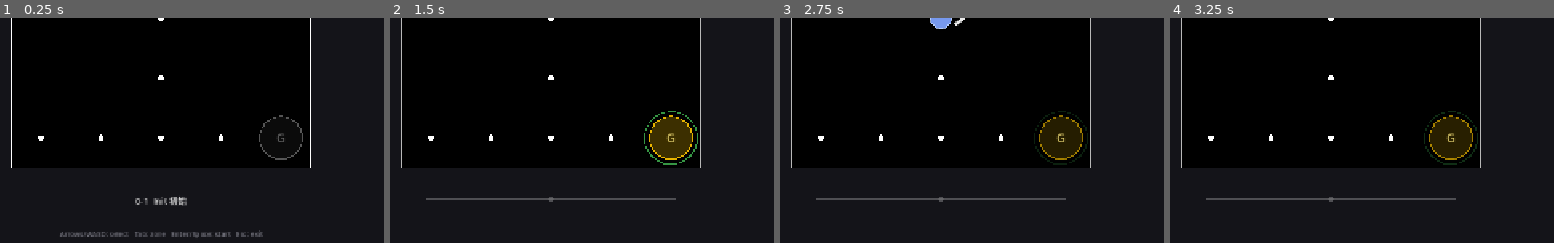
Above: before the commit, frames 1-4 (left to right).
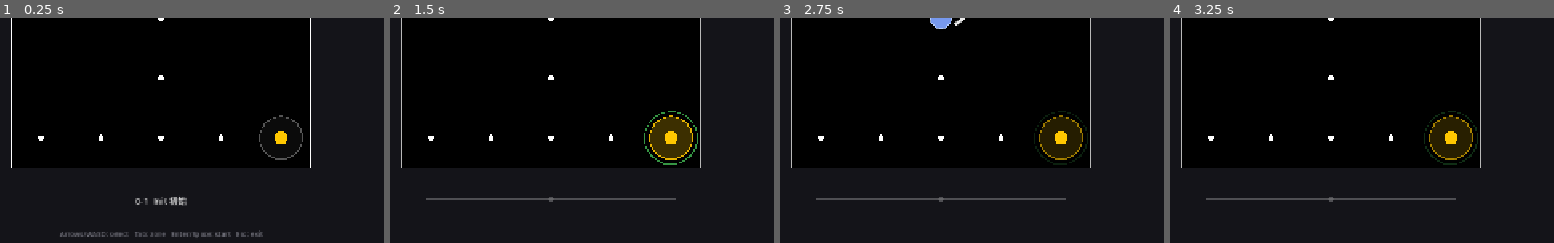
Above: after the commit, the same moments.

Repository: Periodev/DIV
Game: Godot game, scene res://scenes/main.tscn
Same seed, same stepped clock (60 frames per second), same inputs: the game is played once before the commit and once after it.
Inputs:
- Up to frame 1 (0.25 s): no input
- Up to frame 2 (1.5 s): tap Enter at 0.5 s; hold D 0.53-1.28 s; tap R at 0.6 s; tap Space at 0.77 s; hold S from 1.28 s (still down); tap Z at 1.35 s
- Up to frame 3 (2.75 s): tap Space at 1.52 s; release S at 2.03 s; hold D from 2.03 s (still down); tap C at 2.1 s
- Up to frame 4 (3.25 s): tap Space at 2.75, 3.02 s; release D at 2.78 s; hold W from 2.78 s (still down); tap V at 2.85 s
The pictures show only the part of the screen within x 31-81%, y 50-100%; the shares and areas given below are measured in that part.

The runs differ from the first frame. In frame 1, 0.2% of the frame differs, in the area x 71-75%, y 50-56%; in frame 2, 0.2%; in frame 3, 0.2%; in frame 4, 0.2%.

Commit message:
Update goal marker to center yellow dot without G text

Diff:
--- a/godot/scripts/GameRenderer.gd
+++ b/godot/scripts/GameRenderer.gd
@@ -651,37 +651,32 @@
 
 
 func _draw_goal_node(center: Vector2, eff: float, a: float) -> void:
-	var cell_scale: float = _cell_scale
 	var goal_radius: float = _goal_marker_radius(eff) * 1.35
-
 	var pulse: float = 0.6 + 0.4 * sin(_time * 2.0)
-
 	var amber := Color(1.0, 0.78, 0.0)
 	var green := Color(0.31, 0.86, 0.39)
 
+	# Preserve goal-state visualization, but remove "G" text.
 	if _spec.goal_glow == 0:
-		# Original inactive stage color.
 		draw_arc(center, goal_radius, 0, TAU, 32,
 				_col(Color(0.55, 0.55, 0.55, 0.60), a), 2.0)
 		draw_circle(center, goal_radius,
 				_col(Color(0.55, 0.55, 0.55, 0.08), a))
-		_draw_center_text("G", center, int(14.0 * cell_scale * node_scale),
-				_col(Color(0.55, 0.55, 0.55, 0.75), a))
-		return
-
-	if _spec.goal_glow == 2:
-		draw_arc(center, goal_radius + 8.0, 0, TAU, 32,
-				_col(Color(green.r, green.g, green.b, 0.70 * pulse), a), 2.0)
 	else:
-		draw_arc(center, goal_radius + 8.0, 0, TAU, 32,
-				_col(Color(amber.r, amber.g, amber.b, 0.32 * pulse), a), 1.5)
-
-	draw_arc(center, goal_radius, 0, TAU, 32,
-			_col(Color(amber.r, amber.g, amber.b, 0.5 + pulse * 0.4), a), 2.0)
-	draw_circle(center, goal_radius,
-			_col(Color(amber.r, amber.g, amber.b, 0.12 + pulse * 0.12), a))
-	_draw_center_text("G", center, int(14.0 * cell_scale * node_scale),
-			_col(Color(1, 0.92, 0.5, 0.9), a))
+		if _spec.goal_glow == 2:
+			draw_arc(center, goal_radius + 8.0, 0, TAU, 32,
+					_col(Color(green.r, green.g, green.b, 0.70 * pulse), a), 2.0)
+		else:
+			draw_arc(center, goal_radius + 8.0, 0, TAU, 32,
+					_col(Color(amber.r, amber.g, amber.b, 0.32 * pulse), a), 1.5)
+		draw_arc(center, goal_radius, 0, TAU, 32,
+				_col(Color(amber.r, amber.g, amber.b, 0.5 + pulse * 0.4), a), 2.0)
+		draw_circle(center, goal_radius,
+				_col(Color(amber.r, amber.g, amber.b, 0.12 + pulse * 0.12), a))
+
+	# Always draw a centered solid yellow dot (inactive to active).
+	var dot_r: float = maxf(6.0 * _cell_scale * node_scale, _goal_marker_radius(eff) * 0.42)
+	draw_circle(center, dot_r, _col(Color(1.0, 0.78, 0.0, 1.0), a))
 
 
 # ---------------------------------------------------------------------------
